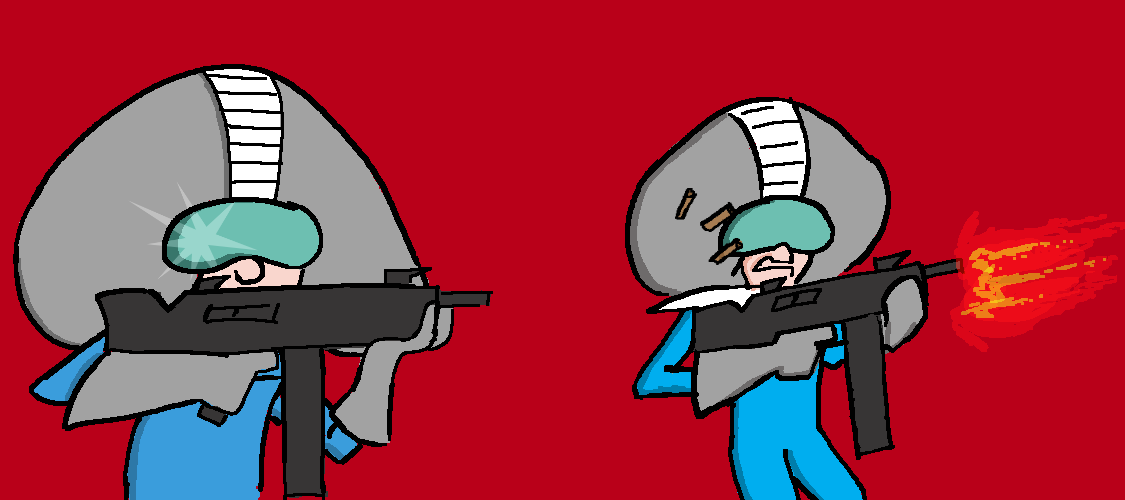
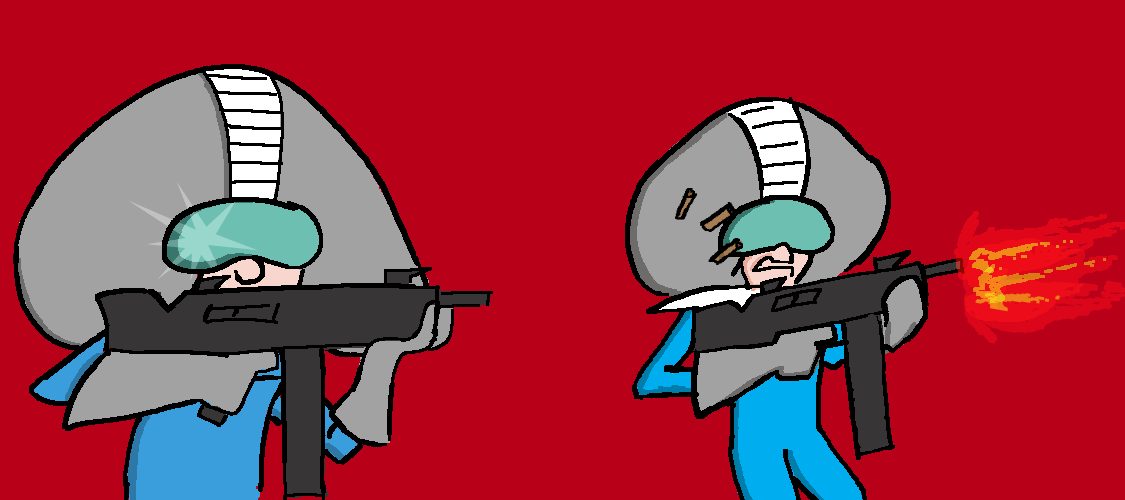
Two versions of the same layered image (1125×500). Layer-by-layer changes:
painted on "Layer 28" over [950, 268, 1125, 352]
